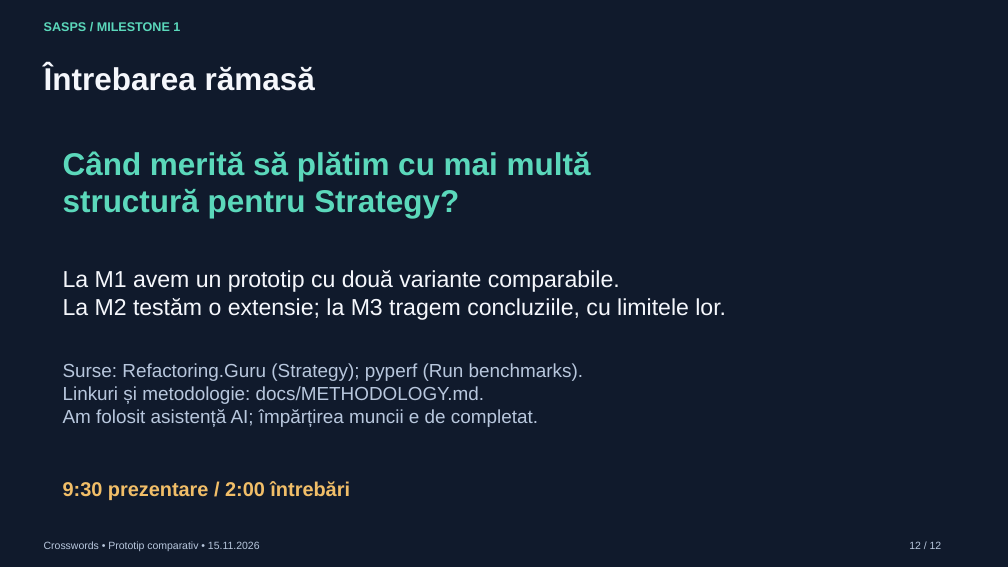
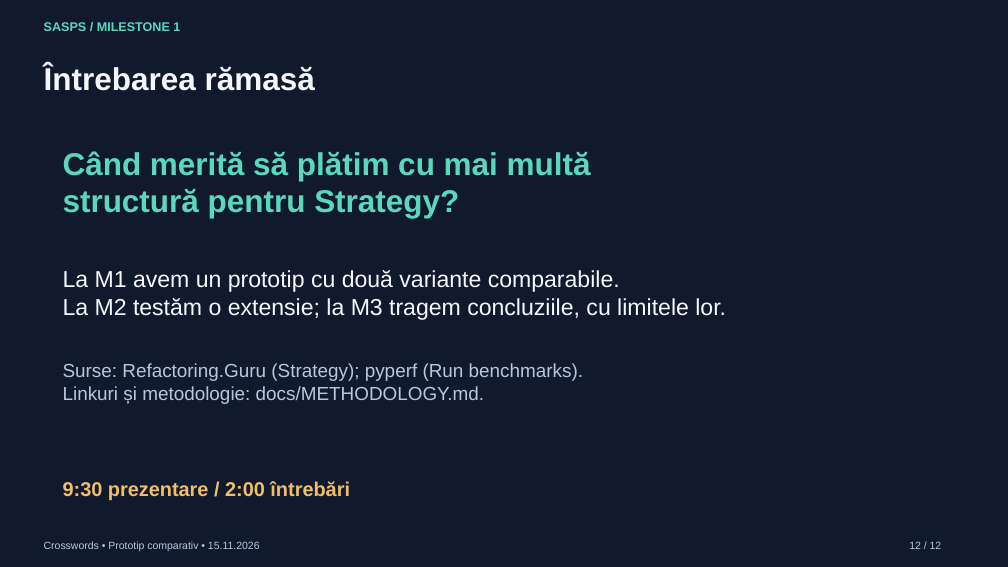
Before and after one commit to nadolualex/sasps-crosswords, a slide deck: slide 12 of presentation/SASPS_M1_Crosswords.pptx. Drawn at 1008x567 pixels with LibreOffice and Linux fonts; fonts in the diff are those of the drawing. Boxes give left, top, right and bottom in pixels: in the first picture for what was removed or moved away, otherwise in the second. Text is boxed around its words. In the diff, an @@ line names an element or a change of style, - is before the commit and + after.

```diff
--- a/presentation/SASPS_M1_Crosswords.pptx
+++ b/presentation/SASPS_M1_Crosswords.pptx
@@ text at <box>63,409,538,427</box>: paragraph removed @@
-Am folosit asistență AI; împărțirea muncii e de completat.
```
Also in this commit, not shown: 6 other slides changed, 9 other files.
